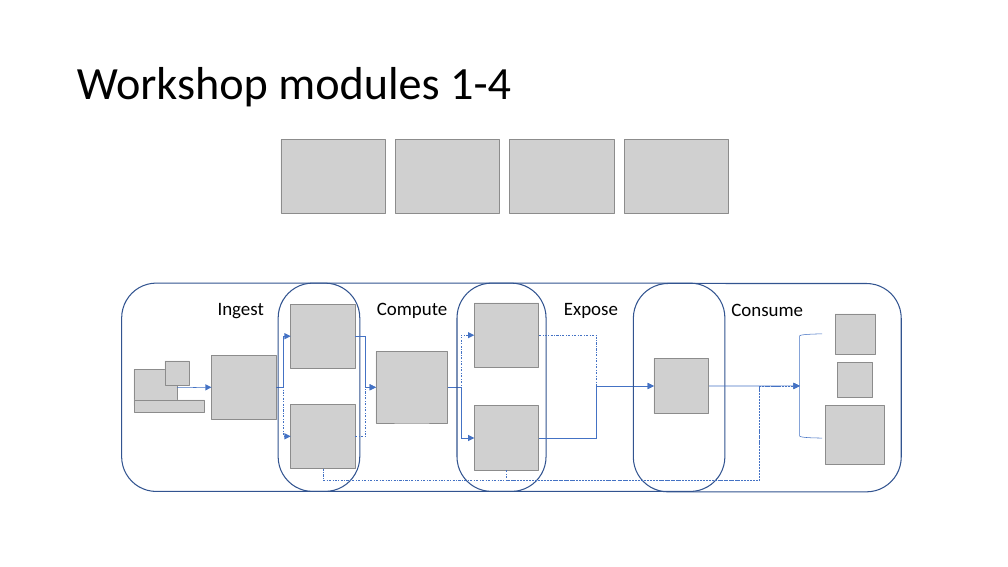
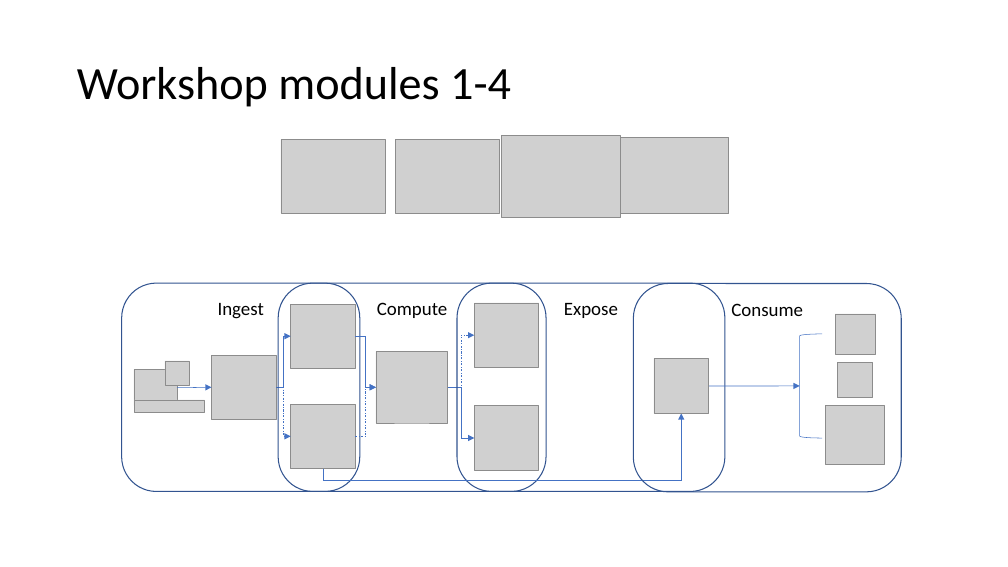
Before and after one commit to equinor/omnia-tutorial, a slide deck: slide 1 of admin/diagrams-images.pptx. Drawn at 1008x567 pixels with LibreOffice and Linux fonts; fonts in the diff are those of the drawing; grey boxes stand for pictures. Boxes give left, top, right and bottom in pixels: in the first picture for what was removed or moved away, otherwise in the second. Text is boxed around its words. In the diff, an @@ line names an element or a change of style, - is before the commit and + after.

```diff
--- a/admin/diagrams-images.pptx
+++ b/admin/diagrams-images.pptx
@@ picture: place and size @@
-picture at [510,140,614,213]
+picture at [501,135,620,217]
@@ picture: place and size @@
-picture at [625,140,729,213]
+picture at [620,137,729,213]
@@ elbow arrow removed from (539, 335) to (654, 386) @@
@@ elbow arrow removed from (323, 469) to (800, 386) @@
@@ elbow arrow removed from (507, 470) to (800, 386) @@
@@ elbow arrow moved from (539, 438) - (654, 386) to (323, 469) - (681, 414) @@
```
Also in this commit, not shown: 4 other slides changed.
